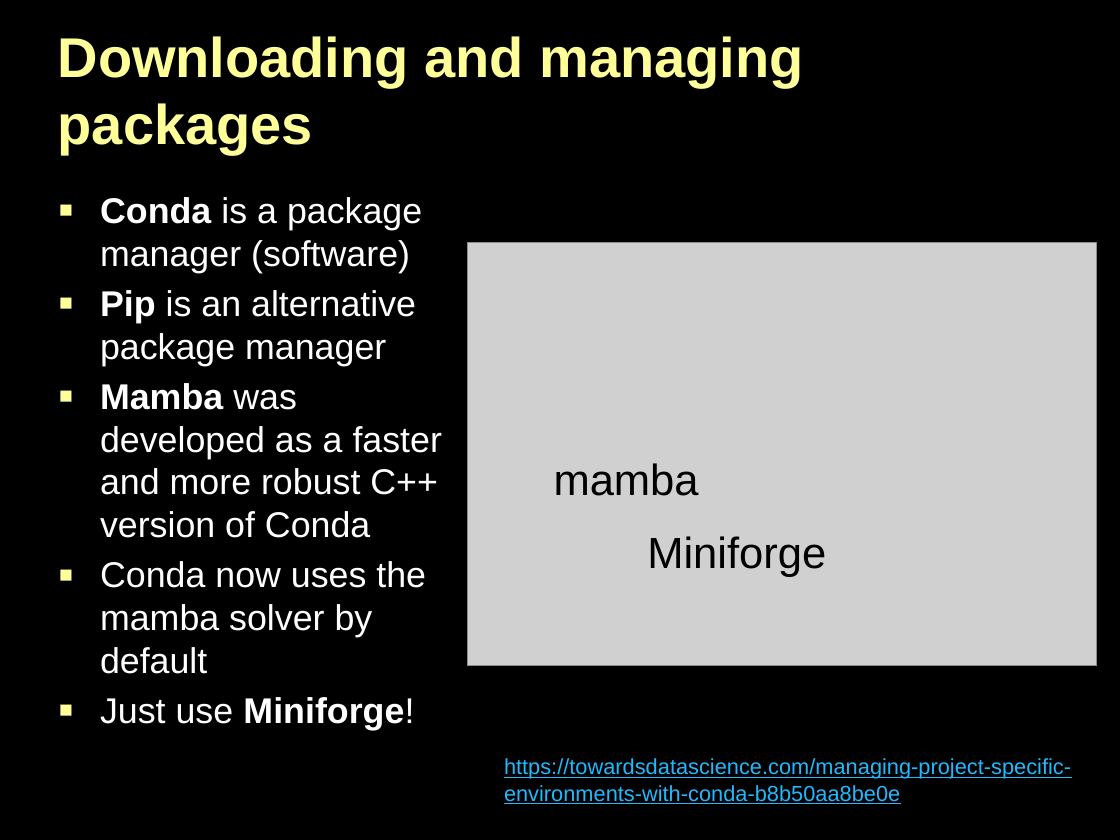
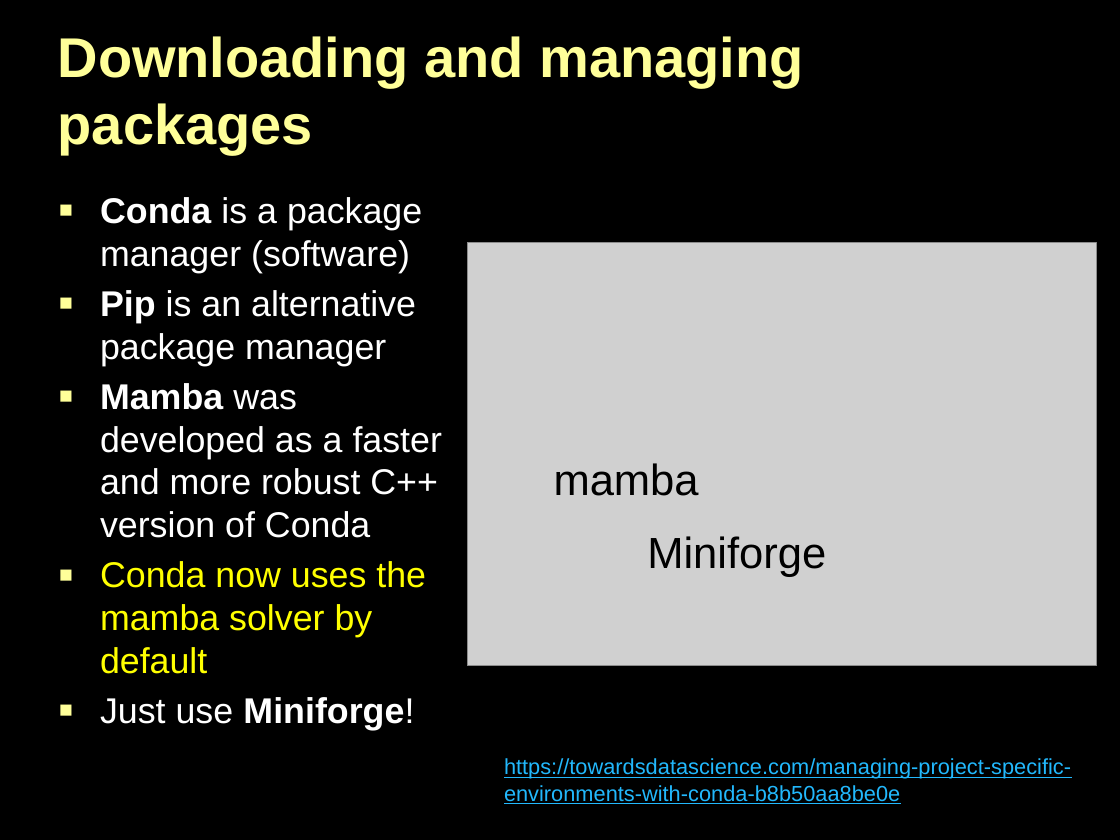
Before and after one commit to DOI-USGS/python-for-hydrology, a slide deck: slide 16 of powerpoint_presentations/PythonOverview.pptx. Drawn at 1120x840 pixels with LibreOffice and Linux fonts; fonts in the diff are those of the drawing; grey boxes stand for pictures; background and template pictures are left out. Boxes give left, top, right and bottom in pixels: in the first picture for what was removed or moved away, otherwise in the second. Text is boxed around its words. In the diff, an @@ line names an element or a change of style, - is before the commit and + after.

```diff
--- a/powerpoint_presentations/PythonOverview.pptx
+++ b/powerpoint_presentations/PythonOverview.pptx
@@ text at [100,561,426,674]: text colour #FFFFFF to #FFFF00 in "Conda now uses the mamba solver by ..." @@
```
Also in this commit, not shown: 7 other slides changed.
